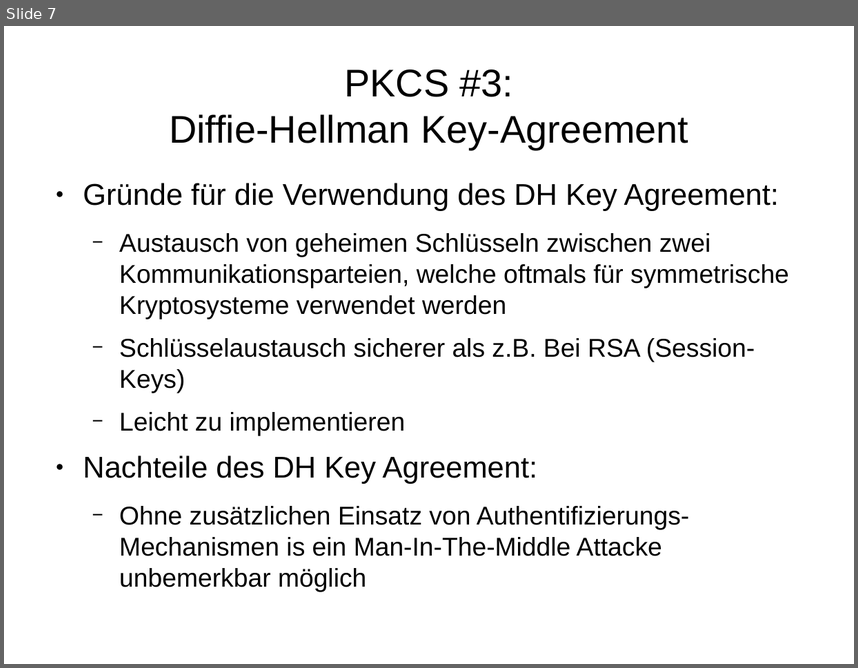
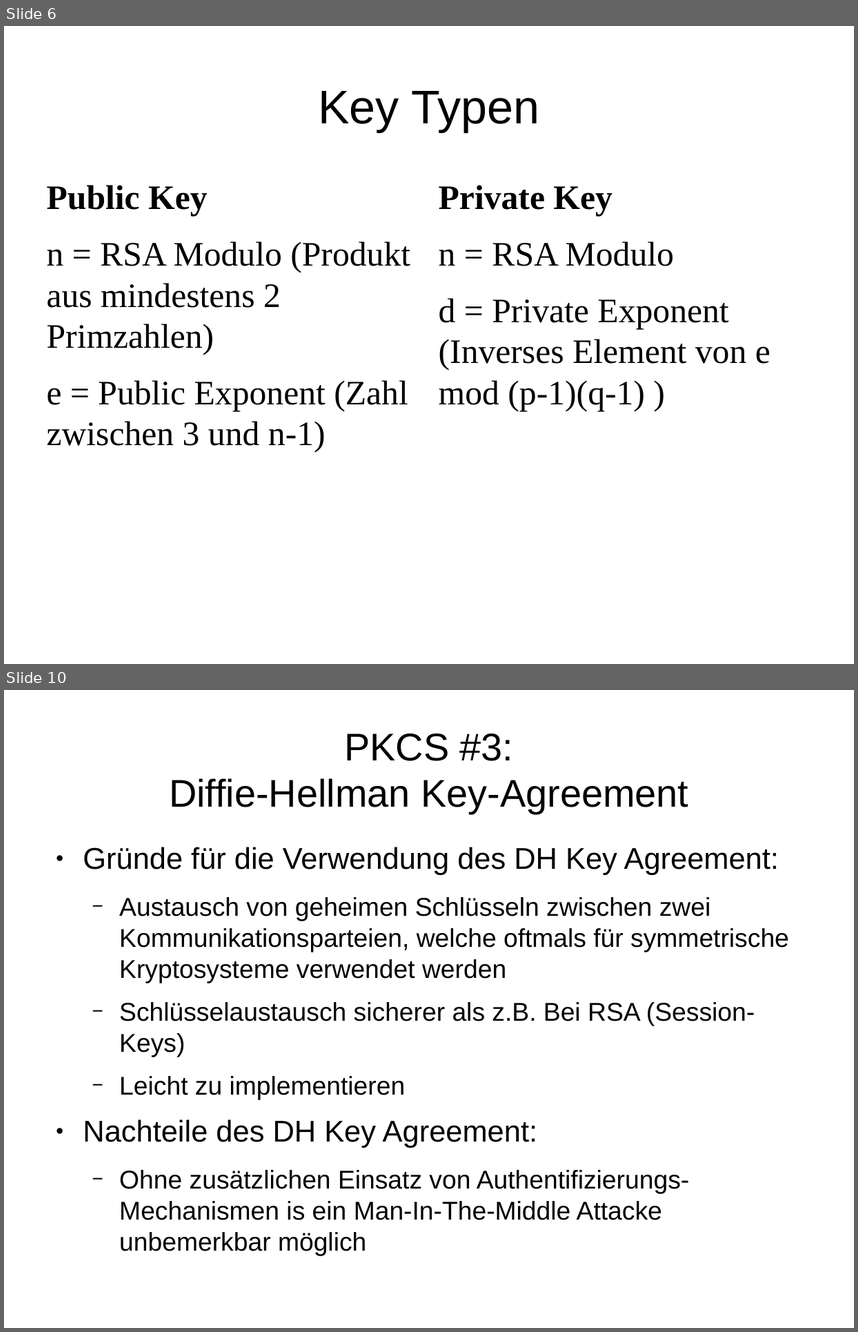
Before and after one commit to FFHS-Inf-2010-students/sa-krypt, a slide deck: pres/praesentation.odp. Shown one above the other, each under a label of ours: slide 7 before the commit, slides 6 and 10 after it; the slides between them are not shown. The pictures are 858x668 and 858x1332 pixels, drawn with LibreOffice and Linux fonts; fonts in the diff are those of the drawing. Boxes give left, top, right and bottom in pixels: in the first picture for what was removed or moved away, otherwise in the second. Text is boxed around its words. In the diff, an @@ line names an element or a change of style, - is before the commit and + after.

```diff
--- a/pres/praesentation.odp
+++ b/pres/praesentation.odp
@@ slide 6 added at [4, 26, 854, 664], background #FFFFFF @@
@@ title added at [318, 91, 539, 132], 44 pt, text #000000 @@
+Key Typen
@@ text added at [47, 185, 410, 452], 32 pt, text #000000 @@
+Public Key
+n = RSA Modulo (Produkt aus mindestens 2 Primzahlen)
+e = Public Exponent (Zahl zwischen 3 und n-1)
@@ text added at [439, 185, 771, 411], 32 pt, text #000000 @@
+Private Key
+n = RSA Modulo
+d = Private Exponent (Inverses Element von e mod (p-1)(q-1) )
@@ what was slide 7 is now slide 10 @@
```
Also in this commit, not shown: 13 slides changed, 5 other slides added, 1 slide removed.
